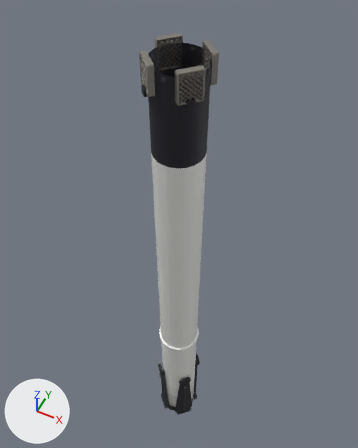
One commit to the glTF model assets/rockets/heron-heavy/booster.hi.glb: the scene before it, then after it.
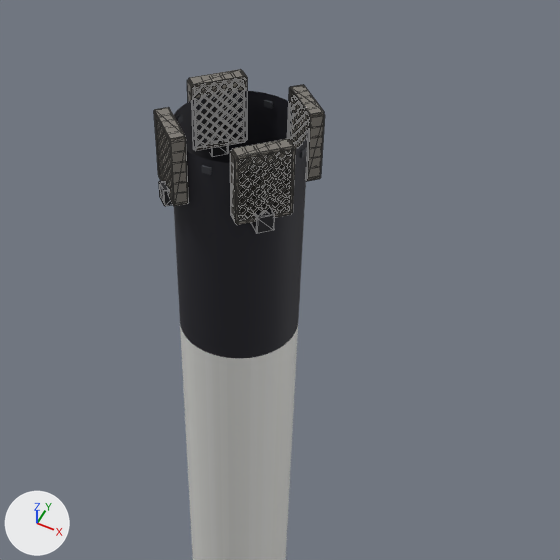
There are two pictures of each version: one whole from a 50 mm camera at (11.4, -22.78, 61.14) aimed at (-2.14, 4.29, 27.29), one close up on the part from 19% to 92% of the width and 0% to 59% of the height. Every picture has the same lights, and +X, +Y and +Z are marked at lower left. The last two pictures show the newer version. The close-ups show mesh edges as thin lines. Where no turn or scale is listed for an object, it has been applied to the vertices.

In view in the first close-up: 'booster.dark', 'booster.hull', 'gridfin_0.metal', 'gridfin_1.metal', 'gridfin_2.metal', 'gridfin_3.metal' and 3 more.
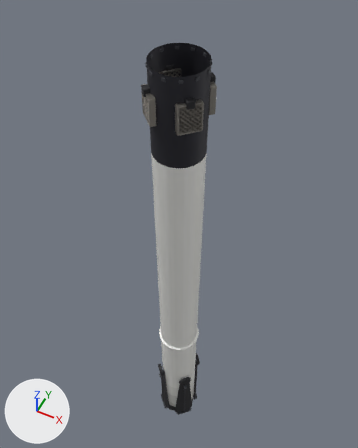
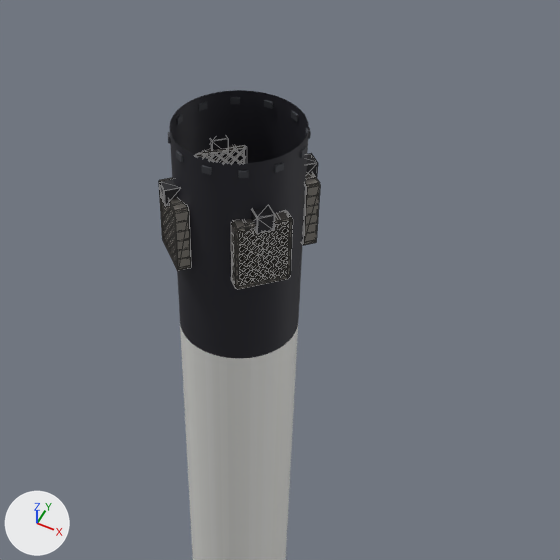
Changed parts and their boxes (x1, y1, x2, y2) in the close-ups (560 x 560 px):
'gridfin_0.metal', moved
    before: (230, 139, 296, 225)
    after: (231, 210, 293, 289)
'gridfin_1.metal', moved
    before: (154, 107, 188, 206)
    after: (159, 178, 191, 271)
'gridfin_2.metal', moved
    before: (187, 69, 247, 151)
    after: (196, 145, 244, 163)
'gridfin_3.metal', moved
    before: (288, 85, 325, 181)
    after: (302, 173, 320, 245)

The change in detail:
Object 'gridfin_0.metal' (ob_gridfin_0_metal) moves from (0.0, 0.0, 1.05) to (0.0, 0.0, -1.05).
Object 'gridfin_1.metal' (ob_gridfin_1_metal) moves from (0.0, 0.0, 1.05) to (0.0, 0.0, -1.05).
Object 'gridfin_2.metal' (ob_gridfin_2_metal) moves from (0.0, 0.0, 1.05) to (0.0, 0.0, -1.05).
Object 'gridfin_3.metal' (ob_gridfin_3_metal) moves from (0.0, 0.0, 1.05) to (0.0, 0.0, -1.05).
